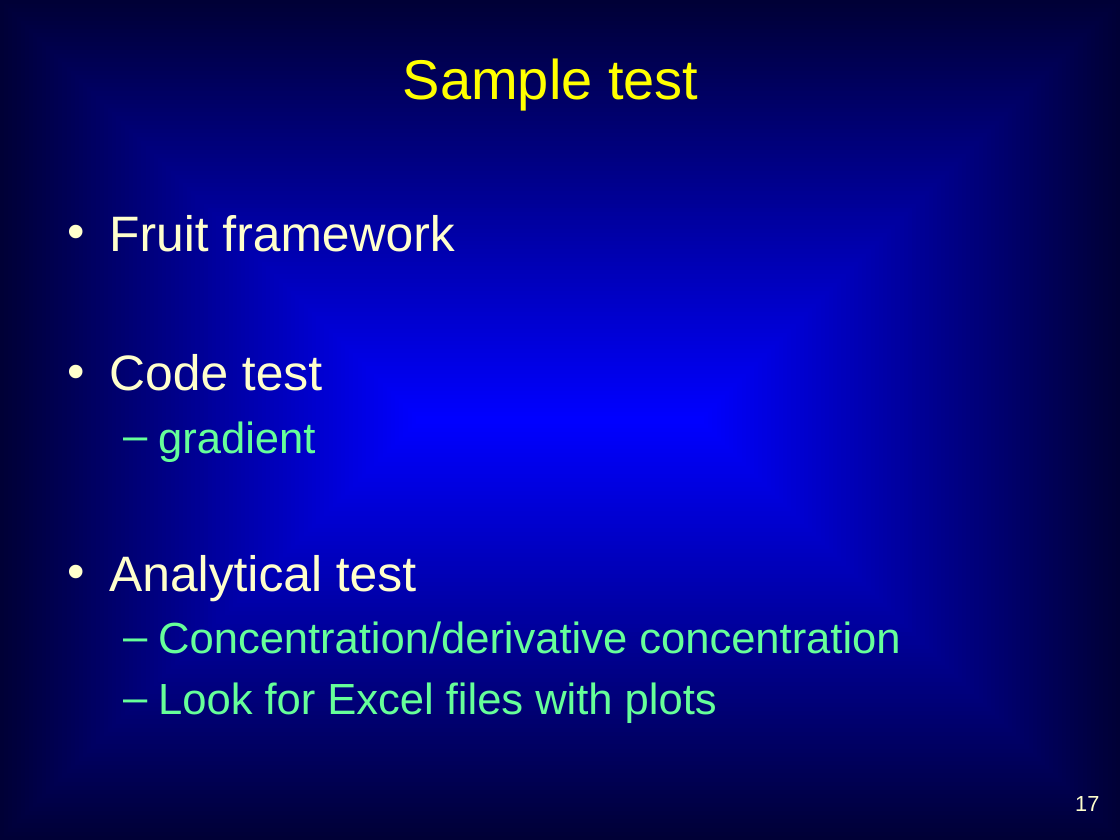
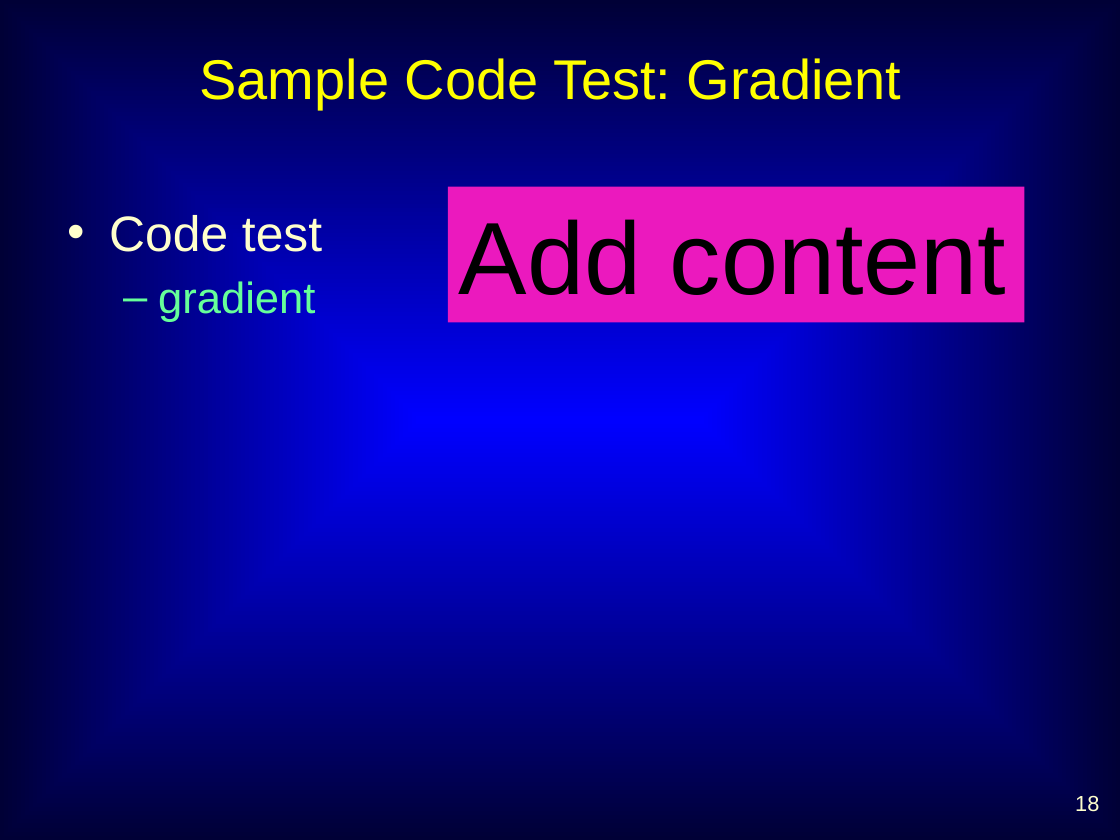
Before and after one commit to dwr-psandhu/dsm2-stm, a slide deck: slide 18 of stm/documents/TAC/Jan10/STM_TAC_Jan10_jamiea.pptx (slide 17 before the commit). Drawn at 1120x840 pixels with LibreOffice and Linux fonts; fonts in the diff are those of the drawing. Boxes give left, top, right and bottom in pixels: in the first picture for what was removed or moved away, otherwise in the second. Text is boxed around its words. In the diff, an @@ line names an element or a change of style, - is before the commit and + after.

Commit message:
Updated TAC slides

```diff
--- a/stm/documents/TAC/Jan10/STM_TAC_Jan10_jamiea.pptx
+++ b/stm/documents/TAC/Jan10/STM_TAC_Jan10_jamiea.pptx
@@ title at box(199, 58, 902, 109): text changed @@
-Sample test
+Sample Code Test: Gradient
@@ rectangle added at box(448, 187, 1025, 323), fill #EB19BE, 66 pt, text #000000 @@
+Add content
@@ text at box(109, 215, 454, 252): paragraph removed @@
-• Fruit framework
@@ text at box(109, 551, 900, 723): paragraphs removed @@
-• Analytical test
-  – Concentration/derivative concentration
-  – Look for Excel files with plots
@@ page number at box(1075, 795, 1099, 812): text changed @@
-17
+18
```
Also in this commit, not shown: 8 other slides changed, 3 slides added.
